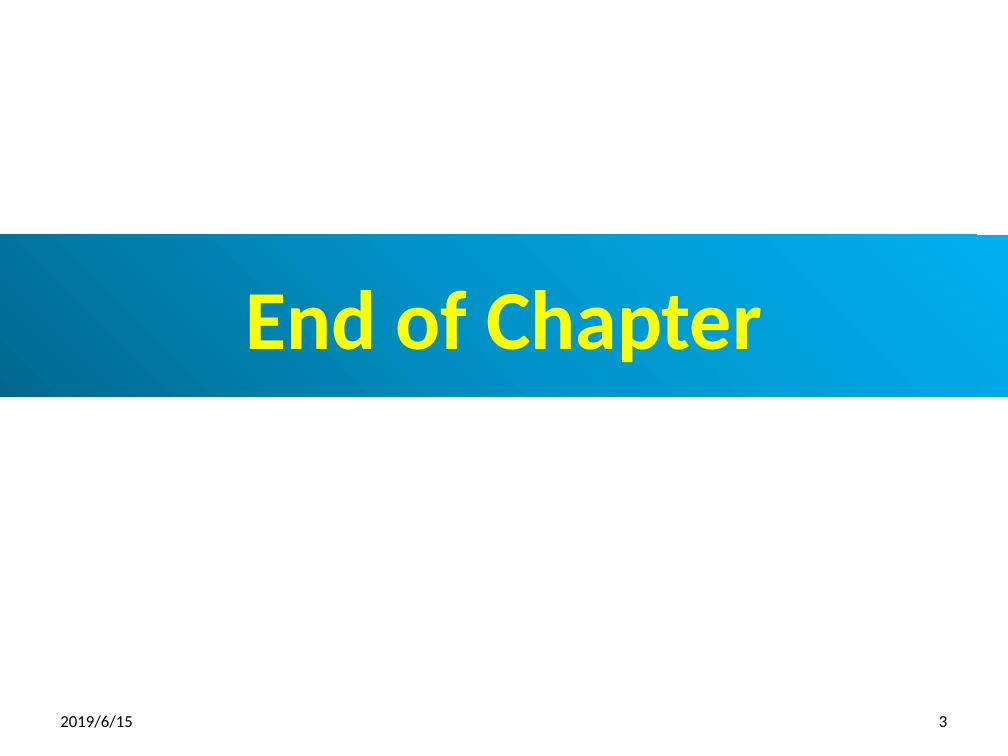
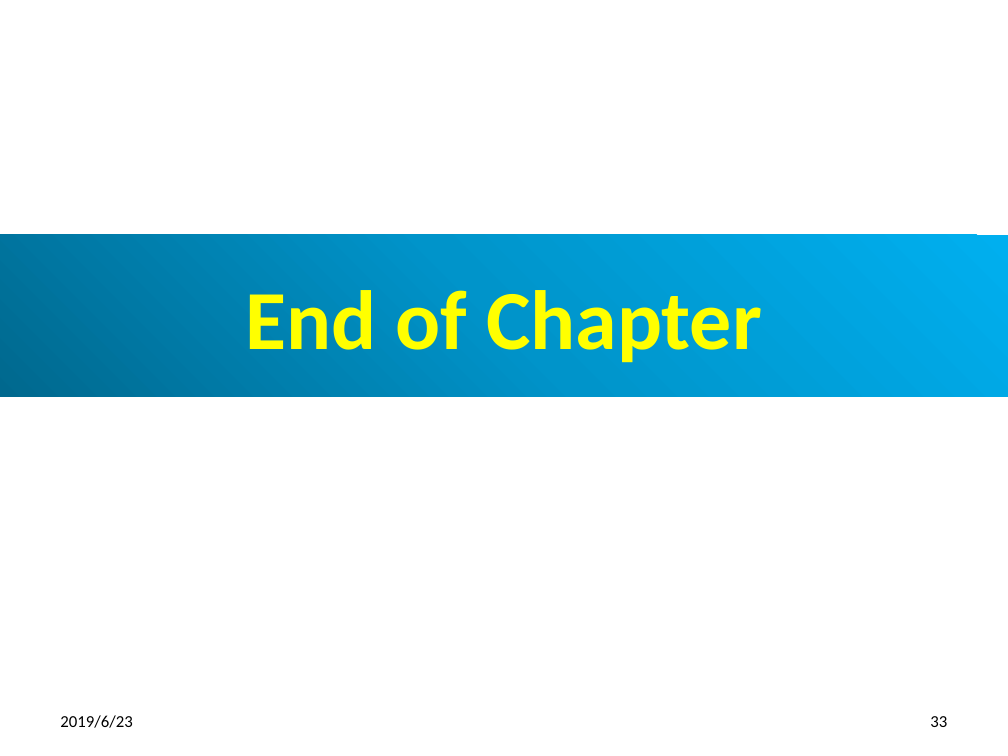
Before and after one commit to pchen0723/700-Python-Adv, a slide deck: slide 33 of 07_OverrideClass/0902_Class.pptx (slide 3 before the commit). Drawn at 1008x756 pixels with LibreOffice and Linux fonts; fonts in the diff are those of the drawing. Boxes give left, top, right and bottom in pixels: in the first picture for what was removed or moved away, otherwise in the second. Text is boxed around its words. In the diff, an @@ line names an element or a change of style, - is before the commit and + after.

```diff
--- a/07_OverrideClass/0902_Class.pptx
+++ b/07_OverrideClass/0902_Class.pptx
@@ text at (60,715,132,728): text changed @@
-2019/6/15
+2019/6/23
@@ page number at (930,716,947,727): text changed @@
-3
+33
```
Also in this commit, not shown: 2 other slides changed, 30 slides added, 17 other files.
